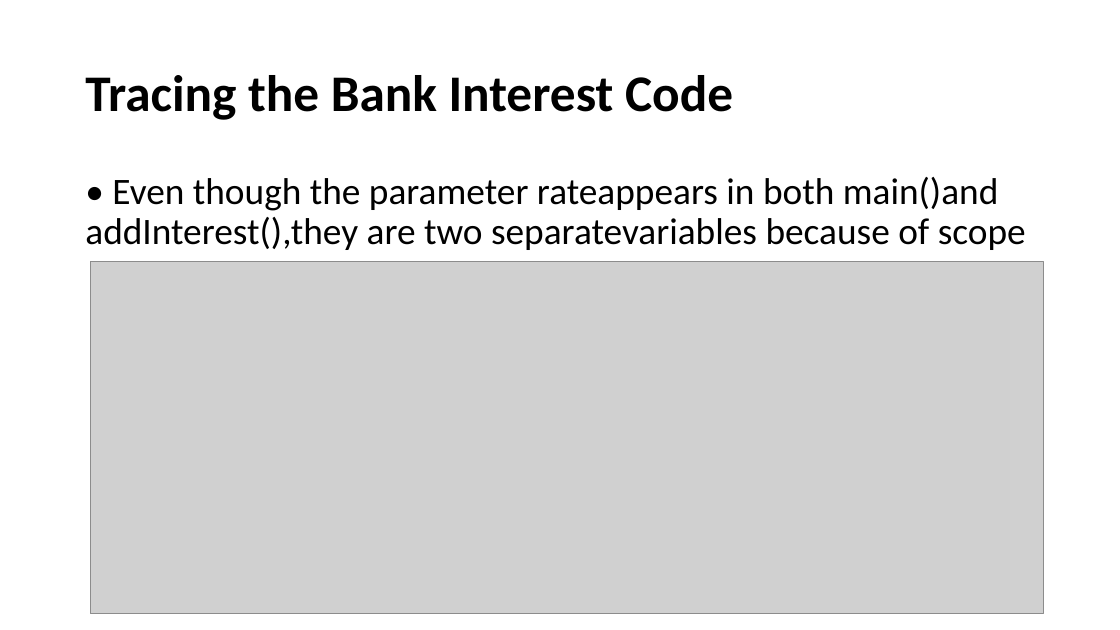
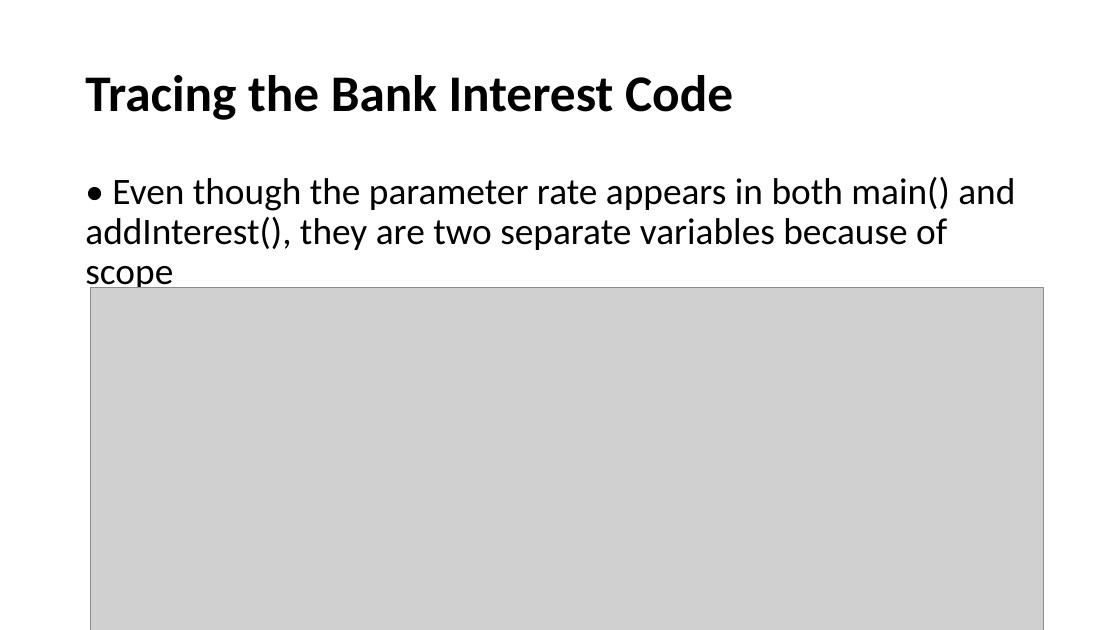
Before and after one commit to HKohin/Python-for-Upward-Bound-Program, a slide deck: slide 27 of PYTHON_11_Functions Part 2.pptx (slide 28 before the commit). Drawn at 1120x630 pixels with LibreOffice and Linux fonts; fonts in the diff are those of the drawing; grey boxes stand for pictures. Boxes give left, top, right and bottom in pixels: in the first picture for what was removed or moved away, otherwise in the second. Text is boxed around its words. In the diff, an @@ line names an element or a change of style, - is before the commit and + after.

```diff
--- a/PYTHON_11_Functions Part 2.pptx
+++ b/PYTHON_11_Functions Part 2.pptx
@@ text at <box>85,177,1015,294</box>: spaces changed @@
-• Even though the parameter rateappears in both main()and addInterest(),they are two separatevariables because of scope
+• Even though the parameter rate appears in both main() and addInterest(), they are two separate variables because of scope
@@ picture: place and size @@
-picture at <box>91,262,1044,614</box>
+picture at <box>91,288,1044,630</box>
```
Also in this commit, not shown: 4 other slides changed, 1 slide removed.
